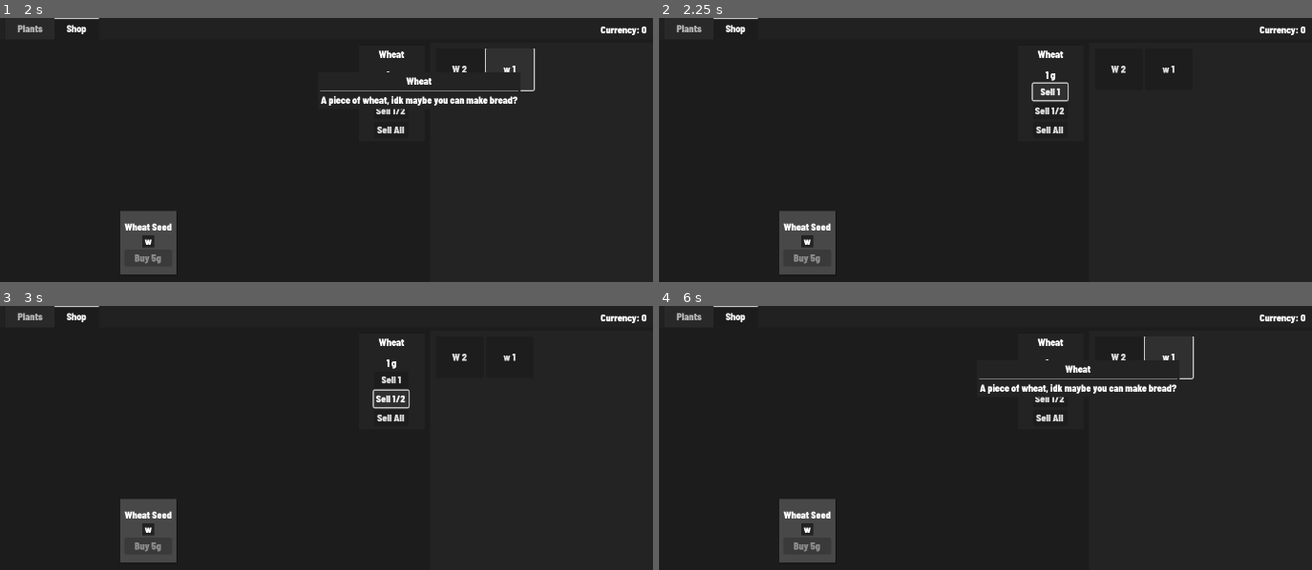
Above: before the commit, frames 1-4 (two rows, left to right).
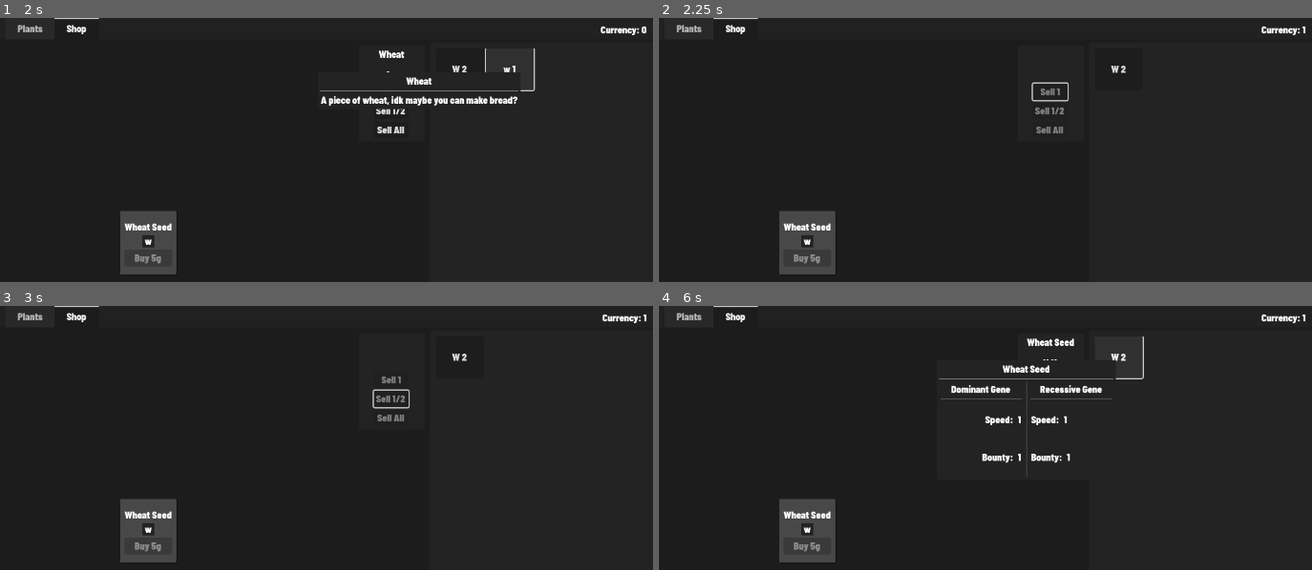
Above: after the commit, the same moments.

Repository: tylercchase/agricraft_godot
Game: Godot game, scene res://src/main.tscn
Same seed, same stepped clock (60 frames per second), same inputs: the game is played once before the commit and once after it. The engine's default icon, where the game draws it, is replaced by a stand-in: a white triangle on a blue panel in a dark square.
Inputs (mouse positions are in pixels of both pictures, inside the frame that each line leads up to):
- Up to frame 1 (2 s): click "W 2" at 0.5 s; click "w 1" at 1.25 s
- Up to frame 2 (2.25 s): click "Sell 1" at 2 s
- Up to frame 3 (3 s): click (391, 398) at 2.75 s, where only the run before the commit has a clickable "Sell 1/2"
- Up to frame 4 (6 s): click (1050, 416) at 3.5 s, where only the run before the commit has a clickable "Sell All"; click "W 2" at 4.25 s; click "W 2" at 5 s; click "w 1" (after the commit: "W 2") at 5.75 s

Frame 1 is identical in both runs. In frame 2, 0.5% of the frame differs, in the area x 57-99%, y 3-44%; in frame 3, 0.5%; in frame 4, 2.2%, in the area x 42-99%, y 3-65%.

Commit message:
feat: selling setup

Diff:
--- a/src/shop/buy_item/sell_container.gd
+++ b/src/shop/buy_item/sell_container.gd
@@ -43,17 +43,20 @@
 
 
 func sell_item(modifier: Modifier):
+
+    var amount_to_sell = 1
     match modifier:
         Modifier.ONE:
-            pass
+            amount_to_sell = 1
         Modifier.HALF:
-            pass
+            amount_to_sell = selected_item.count / 2
         Modifier.ALL:
-            pass
-
+            amount_to_sell = selected_item.count
+    PlayerStats.currency += selected_item.item.base_sell_price * amount_to_sell
+    inventory_manager.remove_item(selected_item.item.id, amount_to_sell)
 
 func _on_set_selected_item(new_selected_item):
-    if new_selected_item != null:
+    if new_selected_item != null && new_selected_item is InventoryManager.ItemSlot:
         selected_item = new_selected_item
     else:
         selected_item = null
--- a/src/singletons/PlayerStats.gd
+++ b/src/singletons/PlayerStats.gd
@@ -6,5 +6,5 @@
         get:
             return currency
         set(value):
-            currency_changed.emit(currency)
+            currency_changed.emit(value)
             currency = value
